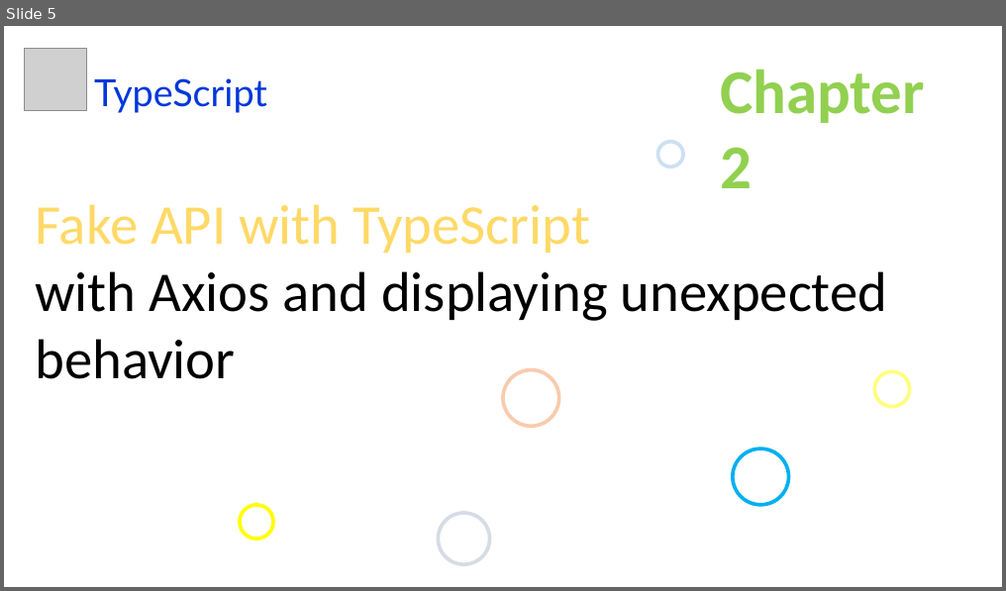
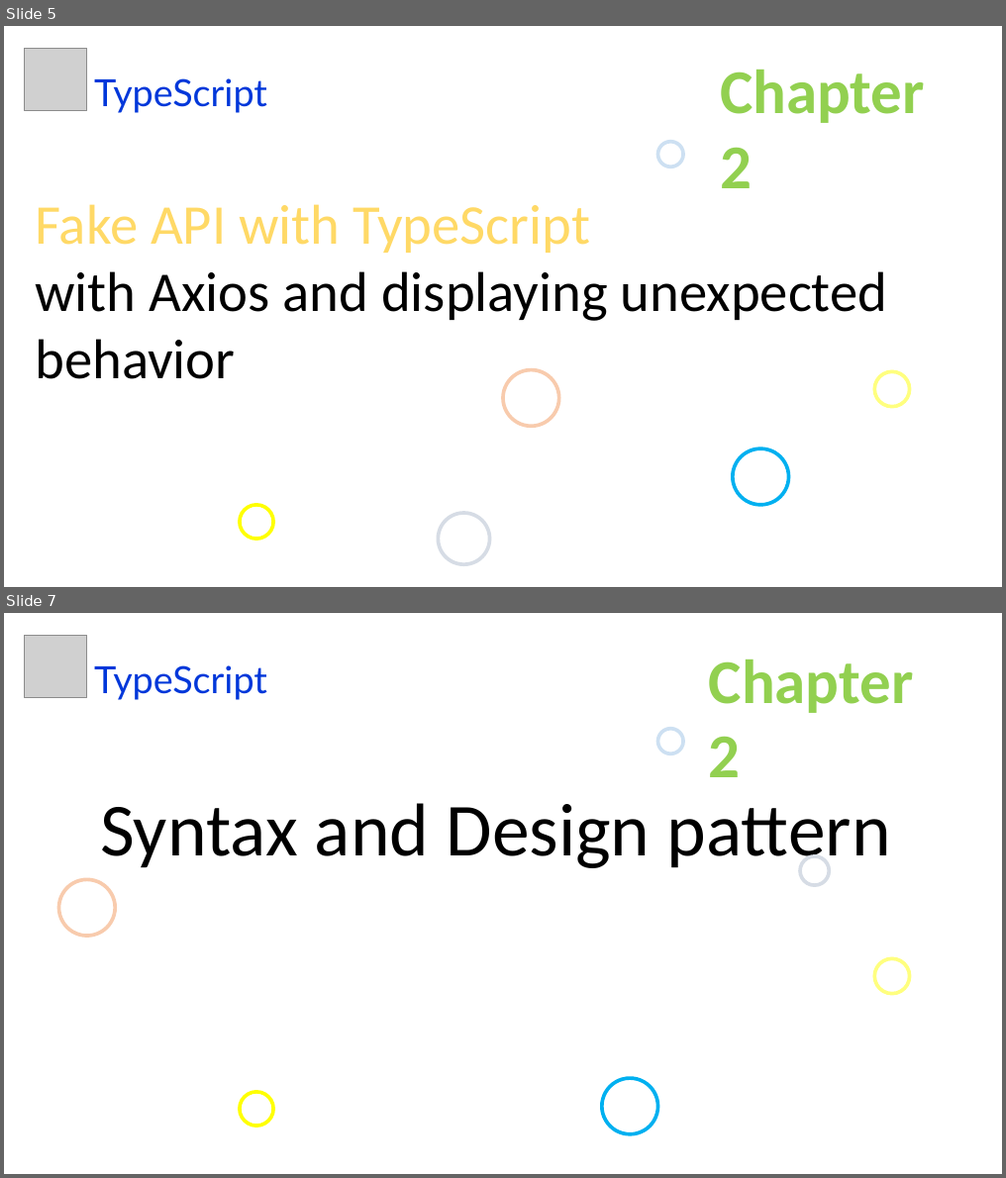
Before and after one commit to uidhtml/typescript-tutorials, a slide deck: typescript-tutorials.pptx. Shown one above the other, each under a label of ours: slide 5 before the commit, slides 5 and 7 after it; the slides between them are not shown. The pictures are 1006x591 and 1006x1178 pixels, drawn with LibreOffice and Linux fonts; fonts in the diff are those of the drawing; grey boxes stand for pictures. Boxes give left, top, right and bottom in pixels: in the first picture for what was removed or moved away, otherwise in the second. Text is boxed around its words. In the diff, an @@ line names an element or a change of style, - is before the commit and + after.

Commit message:
Added chapter 3

```diff
--- a/typescript-tutorials.pptx
+++ b/typescript-tutorials.pptx
@@ slide 7 added at (4,613,1002,1174), background #FFFFFF @@
@@ picture added at (24,635,87,697) @@
@@ text added at (94,665,267,700), 36 pt, text #0037DA @@
+TypeScript
@@ text added at (709,660,914,777), 60 pt, text #92D050, bold @@
+Chapter 2
@@ ellipse added at (658,728,684,754), outline #9DC3E6 3.5 pt @@
@@ text added at (100,803,891,872), 72 pt, text #000000 @@
+Syntax and Design pattern
@@ ellipse added at (58,879,115,936), outline #F8CBAD 3.5 pt @@
@@ ellipse added at (801,857,830,885), outline #D6DCE5 3.5 pt @@
@@ ellipse added at (874,959,910,994), outline #FFFF00 3.5 pt @@
@@ ellipse added at (602,1078,658,1135), outline #00B0F0 3.5 pt @@
@@ ellipse added at (240,1092,273,1126), outline #FFFF00 3.5 pt @@
```
Also in this commit, not shown: 2 slides changed, 4 other slides added, 7 other files.
